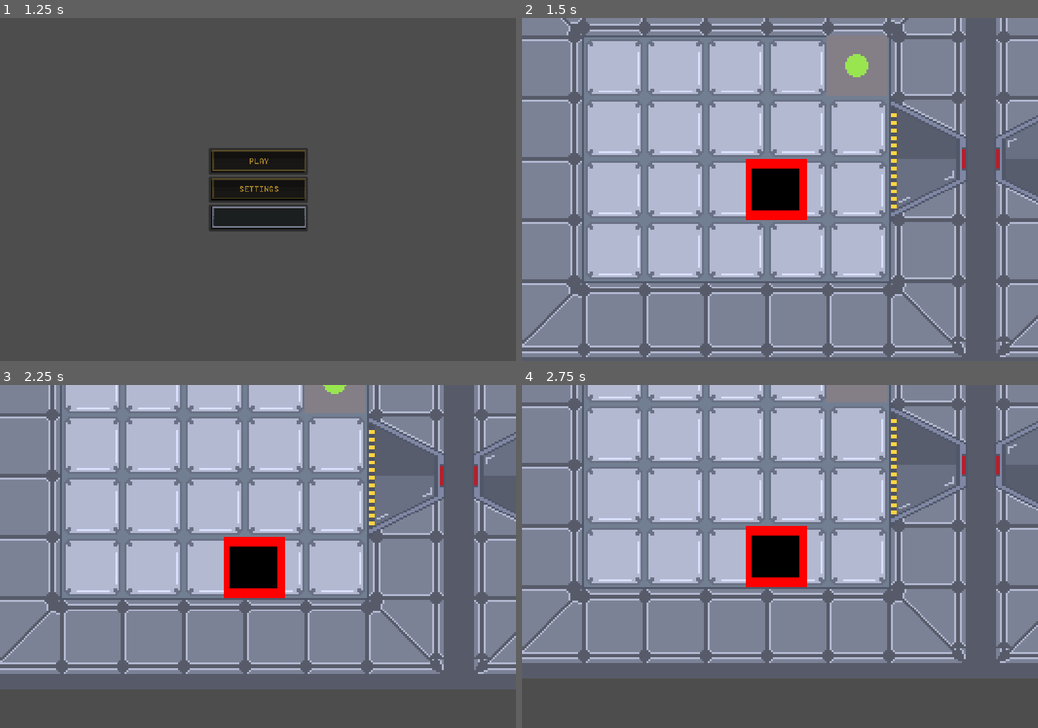
Above: before the commit, frames 1-4 (two rows, left to right).
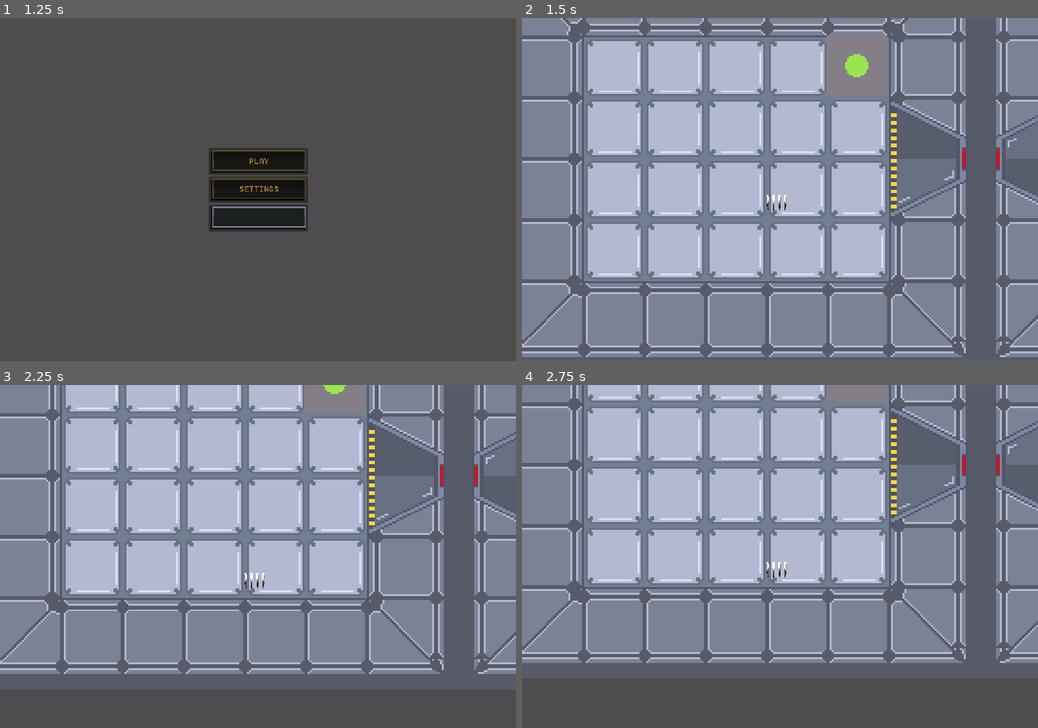
Above: after the commit, the same moments.

Repository: Pi-pol/Tachyon-race
Game: Godot game, scene res://Scenes/title.tscn
Two runs of this game, one before a commit and one after it. Both use one fixed random seed, a clock stepped at 60 frames per second and the inputs below.
Inputs (mouse positions are in pixels of both pictures, inside the frame that each line leads up to):
- Up to frame 1 (1.25 s): tap Enter at 0.5 s; move the mouse to (371, 172) at 0.52 s; hold Right (ui_right) from 0.53 s (still down); click (371, 172) at 0.67 s
- Up to frame 2 (1.5 s): release Right (ui_right) at 1.25 s; click (780, 162) at 1.25 s
- Up to frame 3 (2.25 s): tap Space at 2 s; move the mouse to (154, 573) at 2.02 s; hold Down (ui_down) from 2.03 s (still down)
- Up to frame 4 (2.75 s): keep holding Down (ui_down)

Frame 1 is identical in both runs. In frame 2, 2.1% of the frame differs, in the area x 43-56%, y 41-59%; in frame 3, 2.1%; in frame 4, 2.1%.

Commit message:
music + furniture tileset

Diff:
--- a/Scenes/1stlevel.tscn
+++ b/Scenes/1stlevel.tscn
@@ -9,6 +9,7 @@
 [ext_resource type="PackedScene" uid="uid://deoer7bynwll4" path="res://Scenes/base_tilemap.tscn" id="7_fkt6h"]
 [ext_resource type="PackedScene" uid="uid://bea2qh6ew34b6" path="res://Scenes/doors_tilemap.tscn" id="8_k6orn"]
 [ext_resource type="Script" path="res://Scripts/door_script.gd" id="9_qrhr4"]
+[ext_resource type="Texture2D" uid="uid://d235fmkljycgo" path="res://Assets/furniture.png" id="10_a3aqt"]
 
 [sub_resource type="Shader" id="Shader_xmui1"]
 code = "shader_type canvas_item;
@@ -38,6 +39,35 @@
 
 [sub_resource type="RectangleShape2D" id="RectangleShape2D_84ht8"]
 size = Vector2(32, 32)
+
+[sub_resource type="TileSetAtlasSource" id="TileSetAtlasSource_f8u53"]
+texture = ExtResource("10_a3aqt")
+2:0/0 = 0
+6:0/0 = 0
+7:0/0 = 0
+8:0/0 = 0
+9:0/0 = 0
+10:0/0 = 0
+11:0/0 = 0
+0:1/0 = 0
+1:1/0 = 0
+2:1/0 = 0
+3:1/0 = 0
+4:1/0 = 0
+6:1/0 = 0
+7:1/0 = 0
+8:1/0 = 0
+9:1/0 = 0
+10:1/0 = 0
+11:1/0 = 0
+12:1/0 = 0
+14:1/0 = 0
+16:1/0 = 0
+18:1/0 = 0
+21:3/0 = 0
+
+[sub_resource type="TileSet" id="TileSet_3kl0b"]
+sources/0 = SubResource("TileSetAtlasSource_f8u53")
 
 [node name="1Stlevel" type="Node2D"]
 y_sort_enabled = true
@@ -96,6 +126,10 @@
 layer_0/tile_data = PackedInt32Array(196614, 0, 1, 131079, 65536, 0, 196615, 65536, 1, 131080, 131072, 0, 196616, 131072, 1, 131078, 0, 0, 65543, 458752, 1, 262151, 458752, 1, 65542, 589824, 0, 262150, 589824, 0, 262152, 524288, 0, 65544, 524288, 0)
 script = ExtResource("9_qrhr4")
 
+[node name="Furniture" type="TileMap" parent="."]
+tile_set = SubResource("TileSet_3kl0b")
+format = 2
+
 [connection signal="door_button_pressed" from="ButtonGame" to="DoorsTilemap" method="_on_button_game_door_button_pressed"]
 
 [editable path="TileMap/Player/action_emmiter"]
--- a/Scenes/player.tscn
+++ b/Scenes/player.tscn
@@ -1,7 +1,7 @@
 [gd_scene load_steps=4 format=3 uid="uid://dtk3e2suufm0m"]
 
 [ext_resource type="Script" path="res://Scripts/Player.gd" id="1_w5a3e"]
-[ext_resource type="Texture2D" uid="uid://begckgk320i22" path="res://character.png" id="2_r2641"]
+[ext_resource type="Texture2D" uid="uid://dvcspt23ae3bd" path="res://Assets/character.png" id="2_ex3nf"]
 
 [sub_resource type="CapsuleShape2D" id="CapsuleShape2D_r6njw"]
 radius = 9.0
@@ -13,9 +13,16 @@
 metadata/_edit_group_ = true
 
 [node name="Sprite2D" type="Sprite2D" parent="."]
-texture = ExtResource("2_r2641")
+position = Vector2(-3.05176e-05, 7)
+scale = Vector2(0.0955556, 1)
+texture = ExtResource("2_ex3nf")
+hframes = 4
+vframes = 4
+frame = 15
 
 [node name="CollisionShape2D" type="CollisionShape2D" parent="."]
 position = Vector2(0, 7)
 rotation = 1.5708
 shape = SubResource("CapsuleShape2D_r6njw")
+
+[node name="AnimationPlayer" type="AnimationPlayer" parent="."]
Not shown, added: Assets/furniture.png.import
Not shown: 1 places in Scenes/1stlevel.tscn that only renumber resources
Not shown, added: Assets/palmtree-panic-p-mix-sonic-the-hedgehog-cd-slowed-reverb-made-with-Voicemod.mp3
